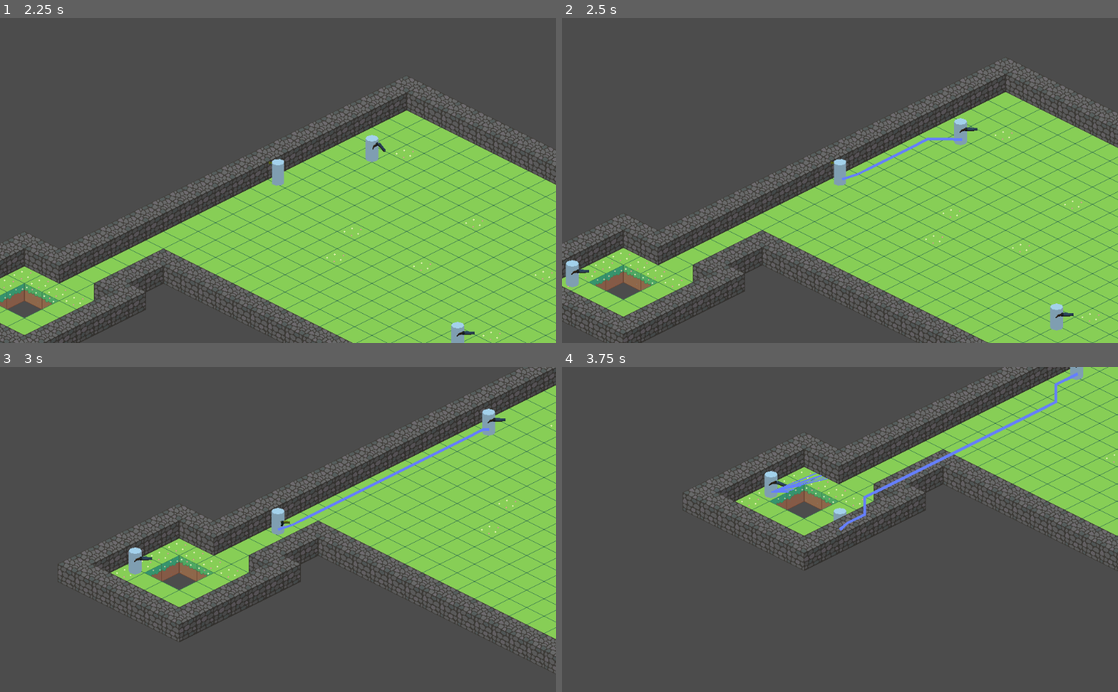
Above: before the commit, frames 1-4 (two rows, left to right).
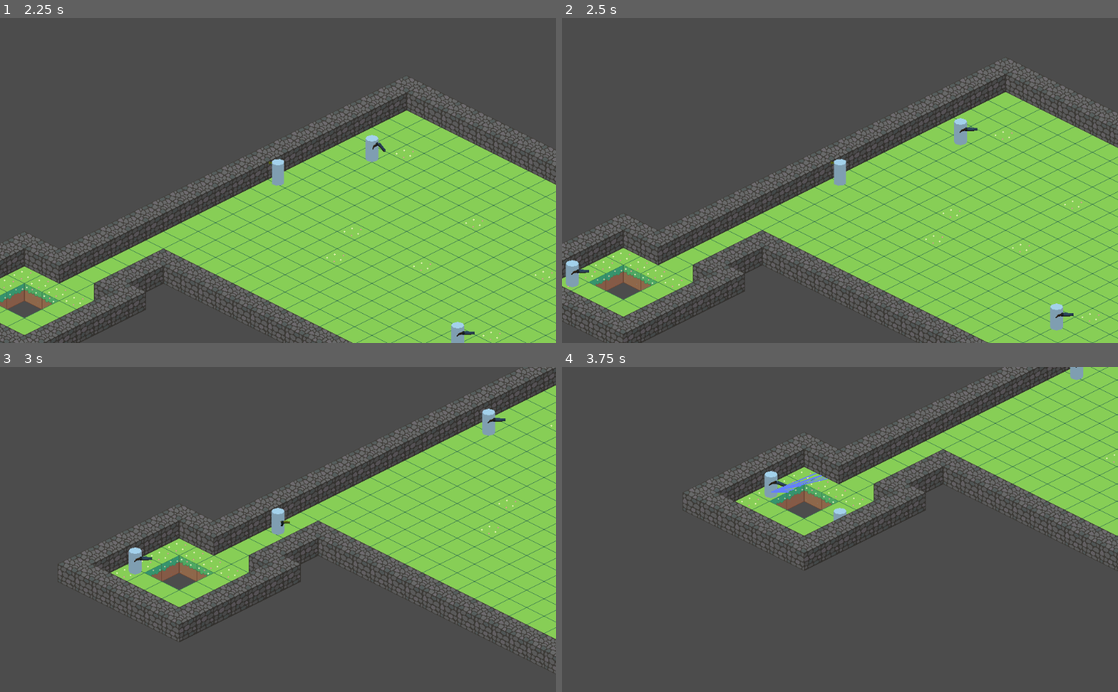
Above: after the commit, the same moments.

Repository: Big-Incorporated/biglike
Game: Godot game, scene res://main.tscn
The game is run twice, just before and just after one commit, with the same random seed, the same clock (stepped at 60 frames per second) and the same inputs.
Inputs (mouse positions are in pixels of both pictures, inside the frame that each line leads up to):
- Up to frame 1 (2.25 s): tap Enter at 0.5 s; move the mouse to (250, 245) at 0.52 s; hold Shift 0.53-1.28 s; hold W 0.53-2.03 s; click (250, 245) at 0.67 s; move the mouse to (444, 229) at 1.27 s; tap Shift at 1.35 s; move the mouse to (111, 131) at 2.02 s; hold A from 2.03 s (still down); hold Shift from 2.03 s (still down)
- Up to frame 2 (2.5 s): keep holding A; keep holding Shift
- Up to frame 3 (3 s): keep holding A; move the mouse to (305, 529) at 2.77 s; release Shift at 2.78 s; tap Shift at 2.85 s; click (305, 529) at 2.92 s
- Up to frame 4 (3.75 s): move the mouse to (756, 448) at 3.52 s; release A at 3.53 s; hold S from 3.53 s (still down); hold Shift from 3.53 s (still down)

Frame 1 is identical in both runs. In frame 2, 0.2% of the frame differs, in the area x 50-72%, y 36-50%; in frame 3, 0.4%; in frame 4, 0.6%, in the area x 49-93%, y 1-51%.
Error before the commit: Invalid get index '0' (on base: 'PoolVector2Array'). (res://Shotgunner.gd:62)
Error after the commit: Invalid get index '0' (on base: 'PoolVector2Array'). (res://Shotgunner.gd:55)

Commit message:
got rid of debug pathfinding line

Diff:
--- a/Enemy.gd
+++ b/Enemy.gd
@@ -3,10 +3,8 @@
 class_name Enemy
 
 export var NavNode:NodePath
-export var LineNode:NodePath
 
 onready var Nav:Navigation2D = get_node(NavNode)
-onready var Line:Line2D = get_node(LineNode)
 var Target:Damageable
 
 var path: PoolVector2Array
@@ -34,43 +32,38 @@
 func _aistate_idle_begin():
 	pass
 func _aistate_idle_update():
-	if Target != null:
-		if Target.global_position.distance_to(global_position) <= ChaseRange:
-			AIStateMachine.change_state(ChaseState)
+	if Target.global_position.distance_to(global_position) <= ChaseRange:
+		AIStateMachine.change_state(ChaseState)
 func _aistate_idle_end():
 	pass
 
 func _aistate_attack_begin():
 	pass
 func _aistate_attack_update():
-	if Target != null:
-		_attack()
-		if Target.global_position.distance_to(global_position) > AttackRange &&  Target.global_position.distance_to(global_position) <= ChaseRange:
-			AIStateMachine.change_state(ChaseState)
+	_attack()
+	if Target.global_position.distance_to(global_position) > AttackRange &&  Target.global_position.distance_to(global_position) <= ChaseRange:
+		AIStateMachine.change_state(ChaseState)
 func _aistate_attack_end():
 	pass
 
 func _aistate_chase_begin():
-	if Target != null:
+	var p = Nav.get_simple_path(global_position,Target.global_position,false)
+	path = p
+func _aistate_chase_update():
+	if Target.global_position.distance_to(global_position) <= AttackRange :
+		AIStateMachine.change_state(AttackState)
+	if global_position.distance_to(path[pathindex]) < $CollisionShape2D.shape.radius && pathindex < path.size():
+		pathindex = 1
 		var p = Nav.get_simple_path(global_position,Target.global_position,false)
 		path = p
-		Line.points = path
-func _aistate_chase_update():
-	if Target != null:
-		if Target.global_position.distance_to(global_position) <= AttackRange :
-			AIStateMachine.change_state(AttackState)
-		if global_position.distance_to(path[pathindex]) < $CollisionShape2D.shape.radius && pathindex < path.size():
-			pathindex = 1
-			var p = Nav.get_simple_path(global_position,Target.global_position,false)
-			path = p
-			Line.points = path
-		heading = global_position.direction_to(path[pathindex])
-		move_and_slide(heading*Speed*5)
+	heading = global_position.direction_to(path[pathindex])
+	move_and_slide(heading*Speed*5)
 
 func _aistate_chase_end():
 	pass
 
 func _ready():
+
 	add_to_group("enemies")
 
 	if !is_connected("damaged",self,"_on_EnemyBody_damaged"):
--- a/Shotgunner.gd
+++ b/Shotgunner.gd
@@ -10,3 +10,4 @@
 
 func die():
 	$Shotgun.queue_free()
+	.die()
--- a/global_player.gd
+++ b/global_player.gd
@@ -1,5 +1,6 @@
 extends Node
 var player setget set_player, get_player
+
 
 func set_player(p):
 	player = p
--- a/main.tscn
+++ b/main.tscn
@@ -48,6 +48,3 @@
 position = Vector2( 798, -2 )
 AttackRange = 20.0
 ChaseRange = 40.0
-
-[node name="Line2D" type="Line2D" parent="."]
-width = 5.0
--- a/models/enemies/Shotgunner/ShotgunnerFull.tscn
+++ b/models/enemies/Shotgunner/ShotgunnerFull.tscn
@@ -13,7 +13,6 @@
 script = ExtResource( 2 )
 MaxHealth = 10
 NavNode = NodePath("../..")
-LineNode = NodePath("../../../Line2D")
 Speed = 20.0
 BaseDamage = 10
 AttackRange = 15.0
